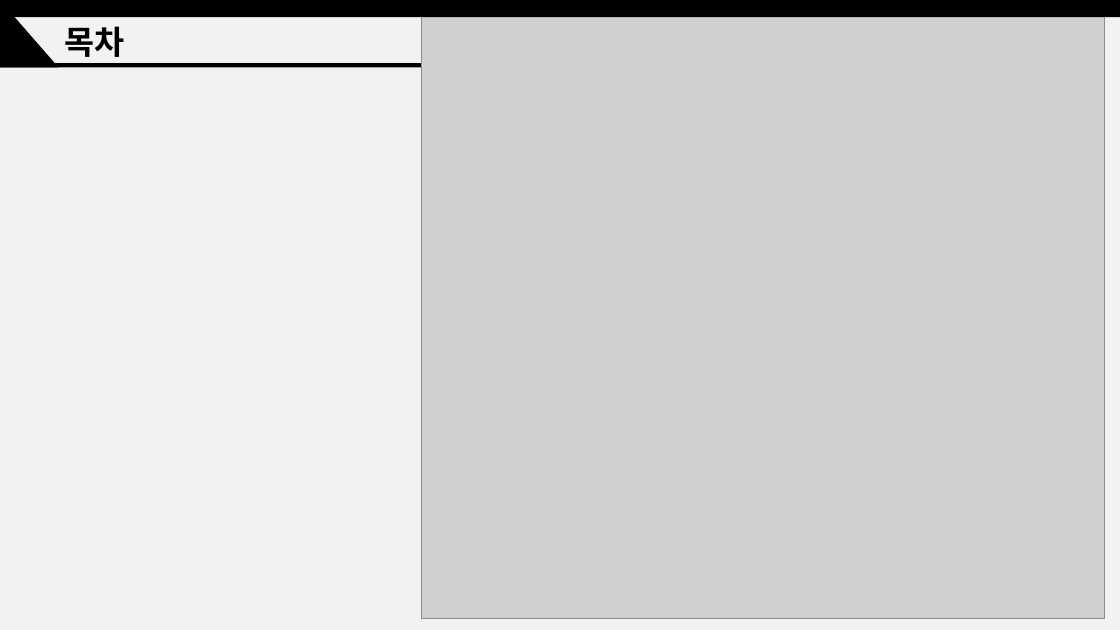
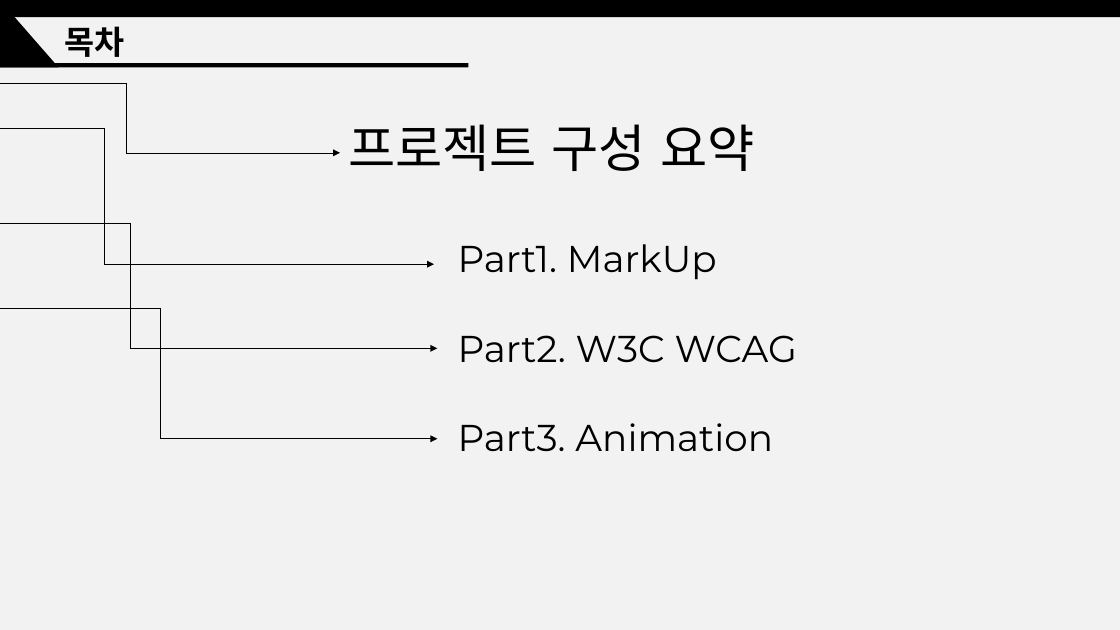
Before and after one commit to jjub0217/ediya3, a slide deck: slide 2 of 윤유비_발표자료.pptx (slide 3 before the commit). Drawn at 1120x630 pixels with LibreOffice and Linux fonts; fonts in the diff are those of the drawing; grey boxes stand for pictures. Boxes give left, top, right and bottom in pixels: in the first picture for what was removed or moved away, otherwise in the second. Text is boxed around its words. In the diff, an @@ line names an element or a change of style, - is before the commit and + after.

```diff
--- a/윤유비_발표자료.pptx
+++ b/윤유비_발표자료.pptx
@@ picture removed at <box>422,12,1105,619</box> @@
@@ elbow arrow added from (0, 83) to (340, 153), #000000 0.5 pt @@
@@ elbow arrow added from (0, 129) to (434, 265), #000000 0.5 pt @@
@@ text added at <box>348,124,754,171</box>, 44 pt, text #000000 @@
+프로젝트 구성 요약
@@ elbow arrow added from (0, 223) to (438, 349), #000000 0.5 pt @@
@@ text added at <box>458,244,797,452</box>, 32 pt, text #000000 @@
+Part1. MarkUp
+Part2. W3C WCAG
+Part3. Animation
@@ elbow arrow added from (0, 308) to (438, 439), #000000 0.5 pt @@
```
Also in this commit, not shown: 8 other slides changed, 6 slides added, 1 slide removed, 3 other files.
